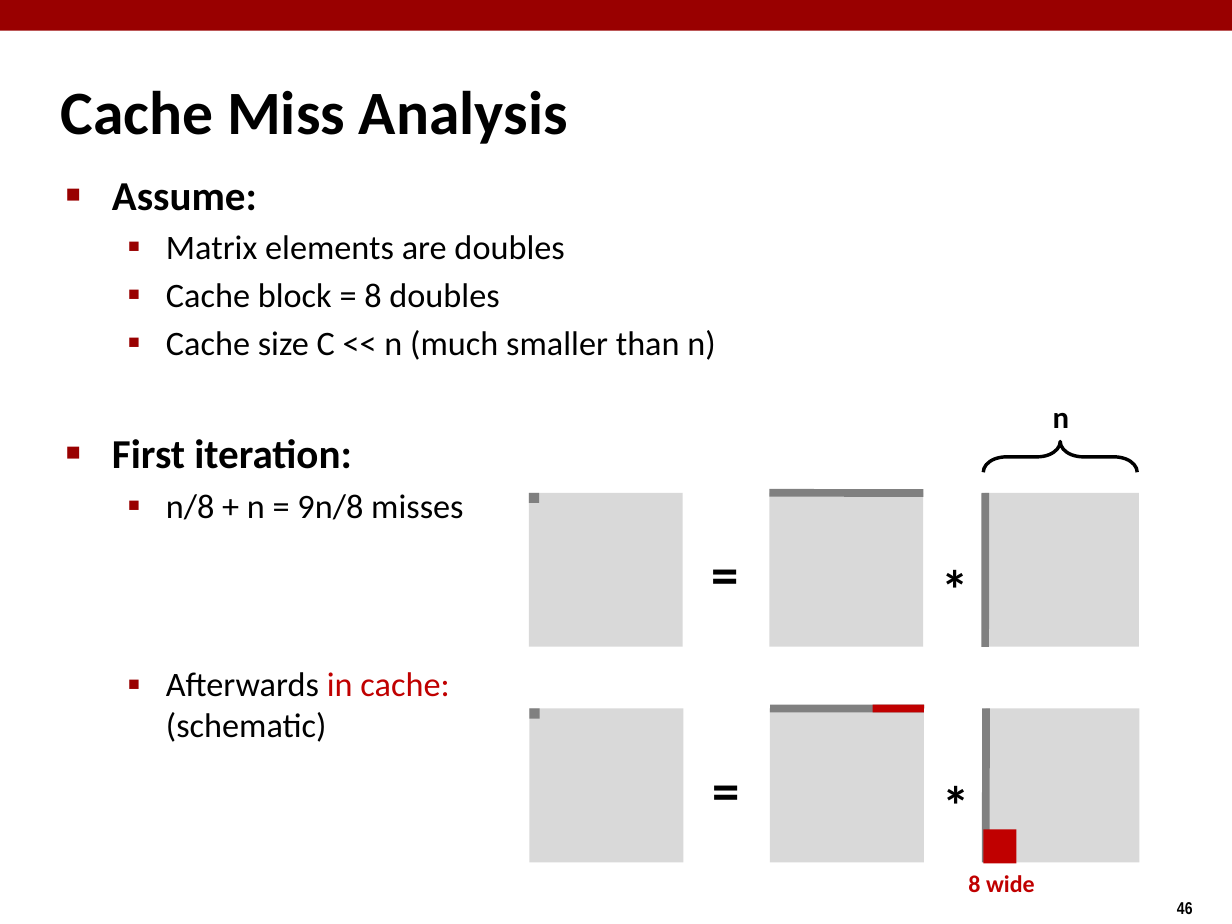
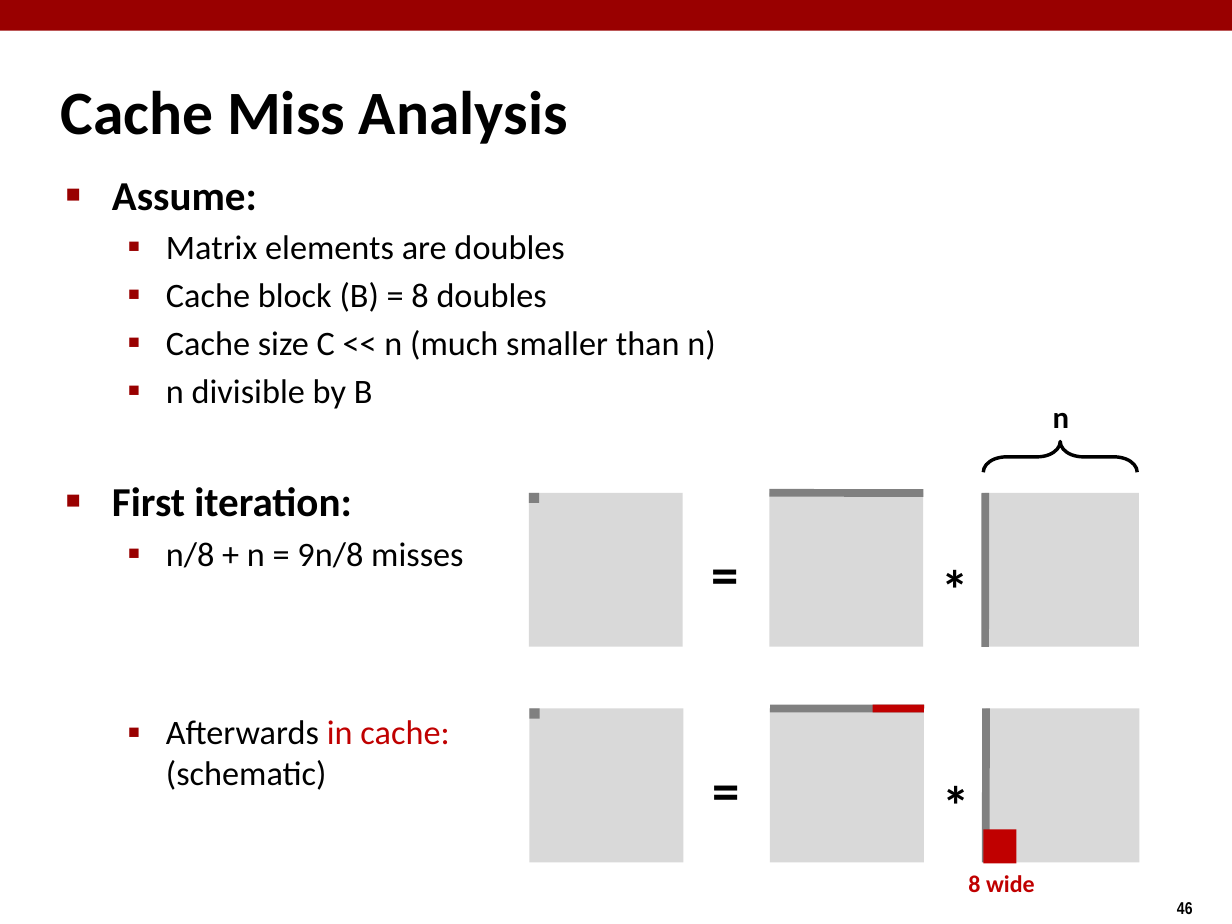
Before and after one commit to diku-compSys/compSys-e2021-pub, a slide deck: slide 46 of lectures/210927_caching/caching.odp. Drawn at 1232x924 pixels with LibreOffice and Linux fonts; fonts in the diff are those of the drawing. Boxes give left, top, right and bottom in pixels: in the first picture for what was removed or moved away, otherwise in the second. Text is boxed around its words. In the diff, an @@ line names an element or a change of style, - is before the commit and + after.

```diff
--- a/lectures/210927_caching/caching.odp
+++ b/lectures/210927_caching/caching.odp
@@ text at [166,282,547,312]: text changed @@
-  ▪ Cache block = 8 doubles
+  ▪ Cache block (B) = 8 doubles
@@ text at [166,379,373,409]: paragraph added @@
+  ▪ n divisible by B
```
Also in this commit, not shown: 12 other slides changed, 1 other file.
